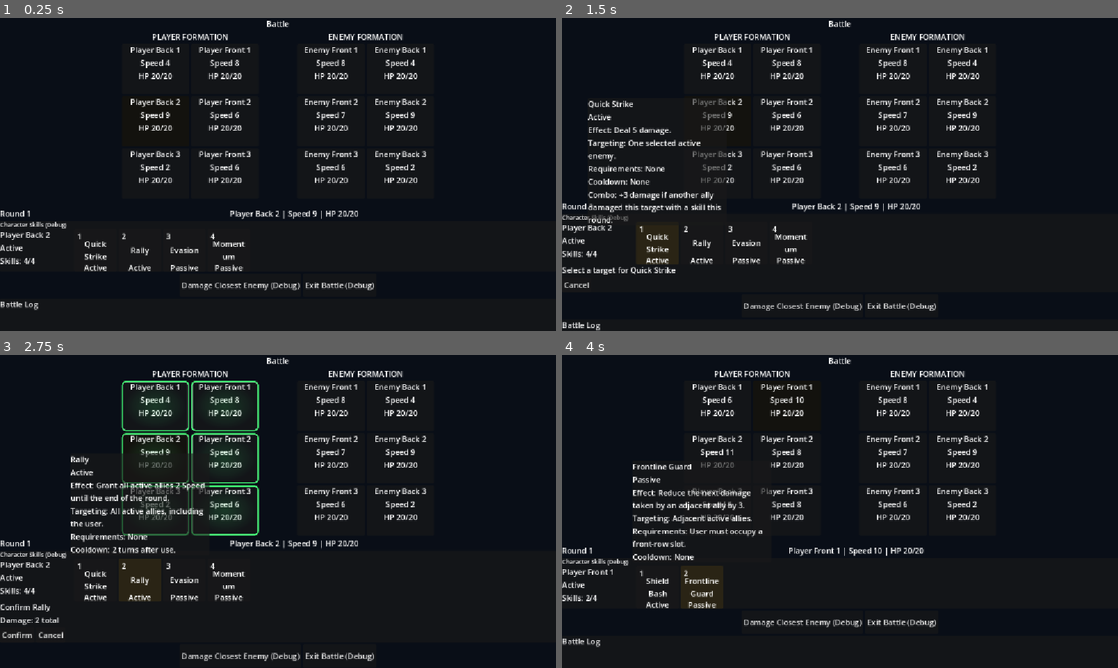
Above: before the commit, frames 1-4 (two rows, left to right).
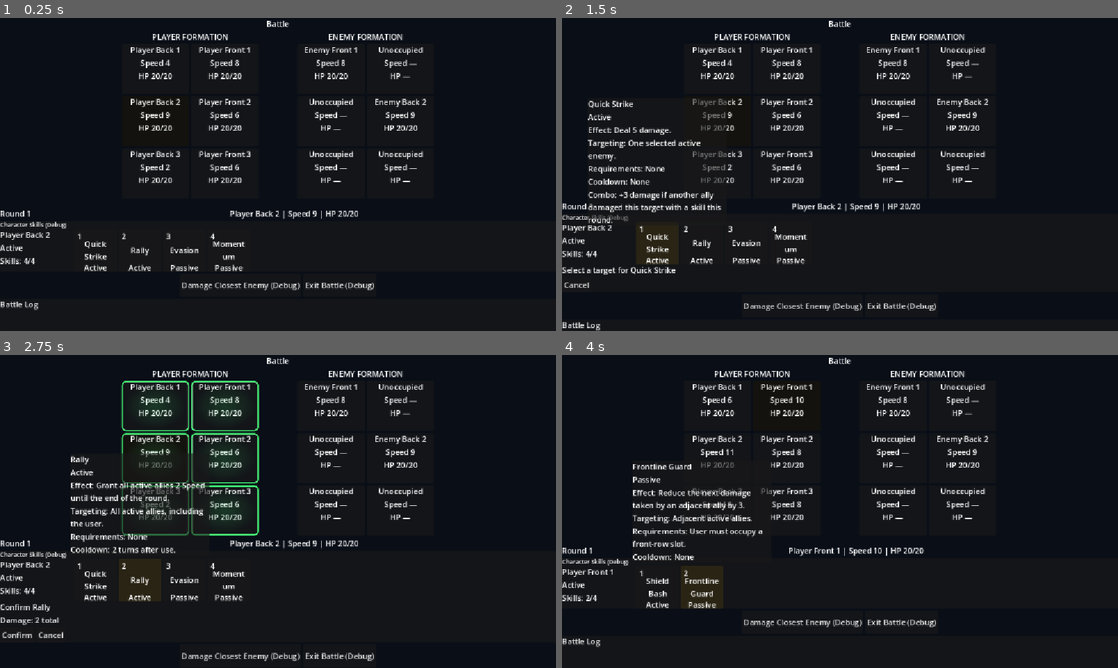
Above: after the commit, the same moments.

Repository: Poostaq/two-dimensional-experiment
Game: Godot game, scene res://Scenes/battle_arena.tscn
Two runs of this game, one before a commit and one after it. Both use one fixed random seed, a clock stepped at 60 frames per second and the inputs below. This scene is started directly instead of the project's main scene.
Inputs:
- Up to frame 1 (0.25 s): no input
- Up to frame 2 (1.5 s): click "1" at 0.5 s; click "1" at 1.25 s
- Up to frame 3 (2.75 s): click "2" at 2 s
- Up to frame 4 (4 s): click "Confirm" at 2.75 s; click "2" at 3.5 s

The runs differ from the first frame. In frame 1, 1.1% of the frame differs, in the area x 54-77%, y 8-53%; in frame 2, 1.1%; in frame 3, 1.1%; in frame 4, 1.1%.

Commit message:
test: reduce default battle to two enemies

Diff:
--- a/Scripts/Battle/battle_arena.gd
+++ b/Scripts/Battle/battle_arena.gd
@@ -748,15 +748,9 @@
 			_create_skill(&"savage_blow", "Savage Blow", CharacterSkill.Kind.ACTIVE, "Deal 12 damage.", "One selected active enemy.", "User must be above 50% HP.", "2 turns after use."),
 			_create_skill(&"blood_scent", "Blood Scent", CharacterSkill.Kind.PASSIVE, "Deal 3 additional damage to injured enemies.", "Enemies below 50% HP.", "Target must be below 50% HP.", "None"),
 		])),
-		BattleUnitState.new(&"enemy_1", "Enemy Front 2", BattleUnitState.Side.ENEMY, 1, 7),
-		BattleUnitState.new(&"enemy_2", "Enemy Front 3", BattleUnitState.Side.ENEMY, 2, 6, 20, _skill_roster([
-			_create_skill(&"brace", "Brace", CharacterSkill.Kind.PASSIVE, "Reduce the first damage received each round by 2.", "Self.", "None", "None"),
-		])),
-		BattleUnitState.new(&"enemy_3", "Enemy Back 1", BattleUnitState.Side.ENEMY, 3, 4),
 		BattleUnitState.new(&"enemy_4", "Enemy Back 2", BattleUnitState.Side.ENEMY, 4, 9, 20, _skill_roster([
 			_create_skill(&"shadow_lunge", "Shadow Lunge", CharacterSkill.Kind.ACTIVE, "Deal 10 damage.", "Farthest active enemy.", "User must occupy a back-row slot.", "Unavailable for the first turn of battle; none after use."),
 		])),
-		BattleUnitState.new(&"enemy_5", "Enemy Back 3", BattleUnitState.Side.ENEMY, 5, 2),
 	]
 
 
--- a/Tests/Battle/test_ac2_6_character_skills.gd
+++ b/Tests/Battle/test_ac2_6_character_skills.gd
@@ -128,8 +128,8 @@
 		&"player_0": [[&"shield_bash", 0], [&"frontline_guard", 1]], &"player_1": [],
 		&"player_2": [[&"quick_step", 0]], &"player_3": [],
 		&"player_4": [[&"quick_strike", 0], [&"rally", 0], [&"evasion", 1], [&"momentum", 1]], &"player_5": [],
-		&"enemy_0": [[&"savage_blow", 0], [&"blood_scent", 1]], &"enemy_1": [],
-		&"enemy_2": [[&"brace", 1]], &"enemy_3": [], &"enemy_4": [[&"shadow_lunge", 0]], &"enemy_5": [],
+		&"enemy_0": [[&"savage_blow", 0], [&"blood_scent", 1]],
+		&"enemy_4": [[&"shadow_lunge", 0]],
 	}
 	var actual: Dictionary = {}
 	for unit_id: StringName in expected:
@@ -138,7 +138,7 @@
 			actual[unit_id] = _skill_signature(unit.skills)
 		else:
 			actual[unit_id] = null
-	_assert(actual == expected, "Exact debug fixtures", "all twelve fixture rosters must match")
+	_assert(actual == expected, "Exact debug fixtures", "six player and two enemy fixture rosters must match")
 	_free_arena(arena)
 
 
--- a/Tests/Map/test_ac2_1_battle_arena.gd
+++ b/Tests/Map/test_ac2_1_battle_arena.gd
@@ -3,7 +3,7 @@
 
 const GAME_WORLD_PATH := "res://Scenes/game_world.tscn"
 const BATTLE_ARENA_PATH := "res://Scenes/battle_arena.tscn"
-const EXPECTED_TEST_COUNT := 11
+const EXPECTED_TEST_COUNT := 12
 
 var _failures: Array[String] = []
 
@@ -16,6 +16,7 @@
 	_test_player_side_has_six_slots()
 	_test_enemy_side_has_six_slots()
 	_test_slot_indices_are_unique()
+	_test_default_enemy_fixture_has_front_and_back()
 	await _test_combat_enters_battle()
 	await _test_boss_enters_battle()
 	_test_safe_cannot_enter_battle()
@@ -94,6 +95,34 @@
 		arena.queue_free()
 
 
+func _test_default_enemy_fixture_has_front_and_back() -> void:
+	var arena := _instantiate_arena()
+	var enemy_units: Array[BattleUnitState] = []
+	for unit: BattleUnitState in arena.call("get_turn_queue"):
+		if unit.side == BattleUnitState.Side.ENEMY:
+			enemy_units.append(unit)
+	var enemy_ids: Array[StringName] = []
+	var enemy_slots: Array[int] = []
+	for unit: BattleUnitState in enemy_units:
+		enemy_ids.append(unit.unit_id)
+		enemy_slots.append(unit.slot_index)
+	enemy_slots.sort()
+	var unoccupied_count := 0
+	for slot: Control in arena.call("get_enemy_slots"):
+		if String(slot.get_meta("unit_id", &"")).is_empty():
+			unoccupied_count += 1
+	_assert(
+		enemy_ids.size() == 2
+		and enemy_ids.has(&"enemy_0")
+		and enemy_ids.has(&"enemy_4")
+		and enemy_slots == [0, 4]
+		and unoccupied_count == 4,
+		"default enemy fixture has front and back",
+		"expected enemy_0/slot 0, enemy_4/slot 4, and four unoccupied slots; got IDs=%s slots=%s unoccupied=%d" % [enemy_ids, enemy_slots, unoccupied_count]
+	)
+	arena.queue_free()
+
+
 func _test_combat_enters_battle() -> void:
 	var controller := await _instantiate_world()
 	var overlay := await _open_typed_encounter(controller, HexMapModel.ENCOUNTER_COMBAT)
